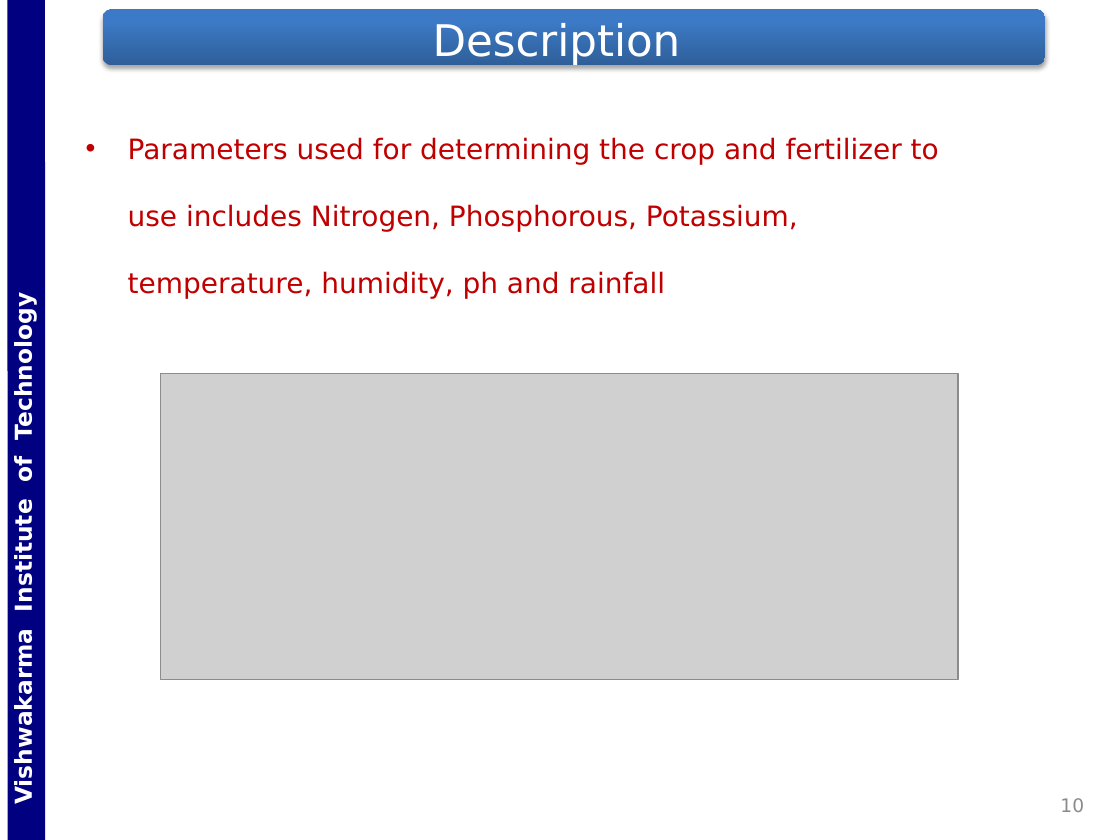
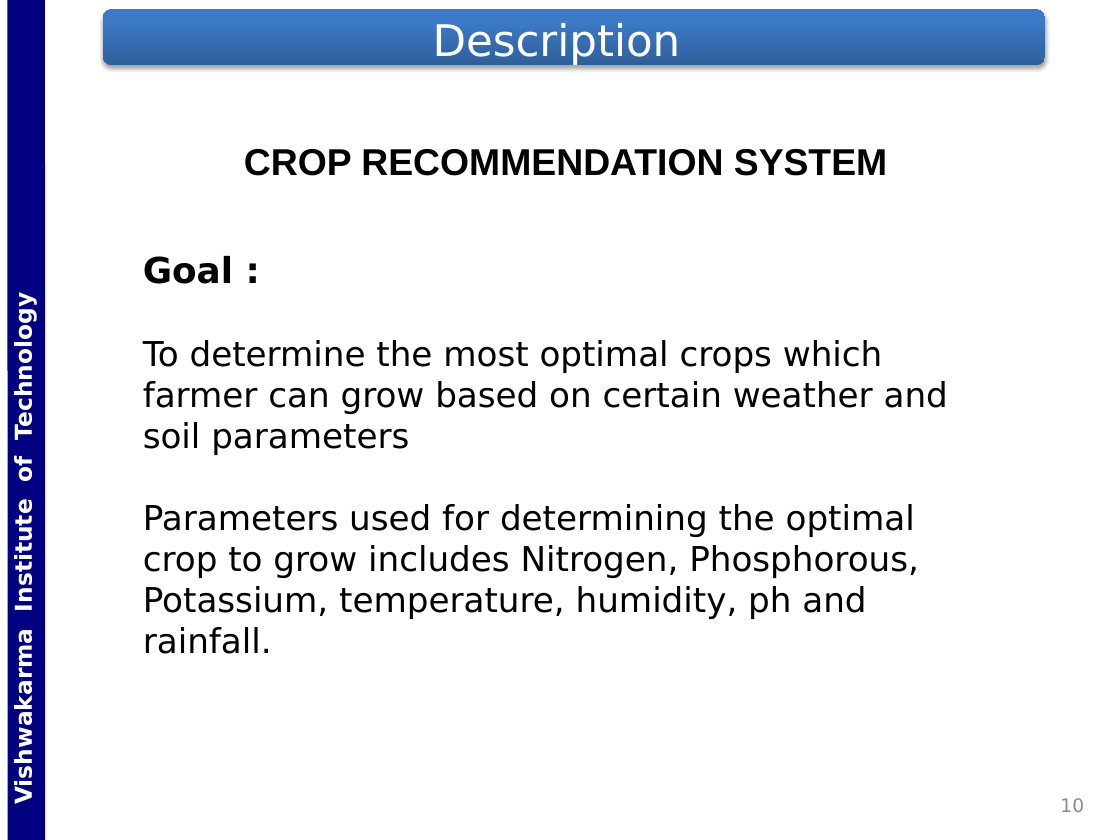
Before and after one commit to Gladiator07/Harvestify, a slide deck: slide 10 of Docs/PPT_ED_SY_DIV-ICA_BATCH-B3_GRP-G5_DATE-201030_RN-65-66-67-68.pptx. Drawn at 1120x840 pixels with LibreOffice and Linux fonts; fonts in the diff are those of the drawing; grey boxes stand for pictures; background and template pictures are left out. Boxes give left, top, right and bottom in pixels: in the first picture for what was removed or moved away, otherwise in the second. Text is boxed around its words. In the diff, an @@ line names an element or a change of style, - is before the commit and + after.

```diff
--- a/Docs/PPT_ED_SY_DIV-ICA_BATCH-B3_GRP-G5_DATE-201030_RN-65-66-67-68.pptx
+++ b/Docs/PPT_ED_SY_DIV-ICA_BATCH-B3_GRP-G5_DATE-201030_RN-65-66-67-68.pptx
@@ text added at bbox=[244, 149, 887, 176], 24 pt, text #000000, bold @@
+CROP RECOMMENDATION SYSTEM
@@ text at bbox=[143, 255, 948, 654]: text changed; size 18 to 22 pt; text colour #C00000 to #000000 @@
-• Parameters used for determining the crop and fertilizer to use includes Nitrogen, Phosphorous, Potassium, temperature, humidity, ph and rainfall
+Goal :
+To determine the most optimal crops which farmer can grow based on certain weather and soil parameters
+Parameters used for determining the optimal crop to grow includes Nitrogen, Phosphorous, Potassium, temperature, humidity, ph and rainfall.
@@ picture removed at bbox=[160, 373, 958, 680] @@
```
Also in this commit, not shown: 2 other slides changed, 5 slides added, 2 other files.
